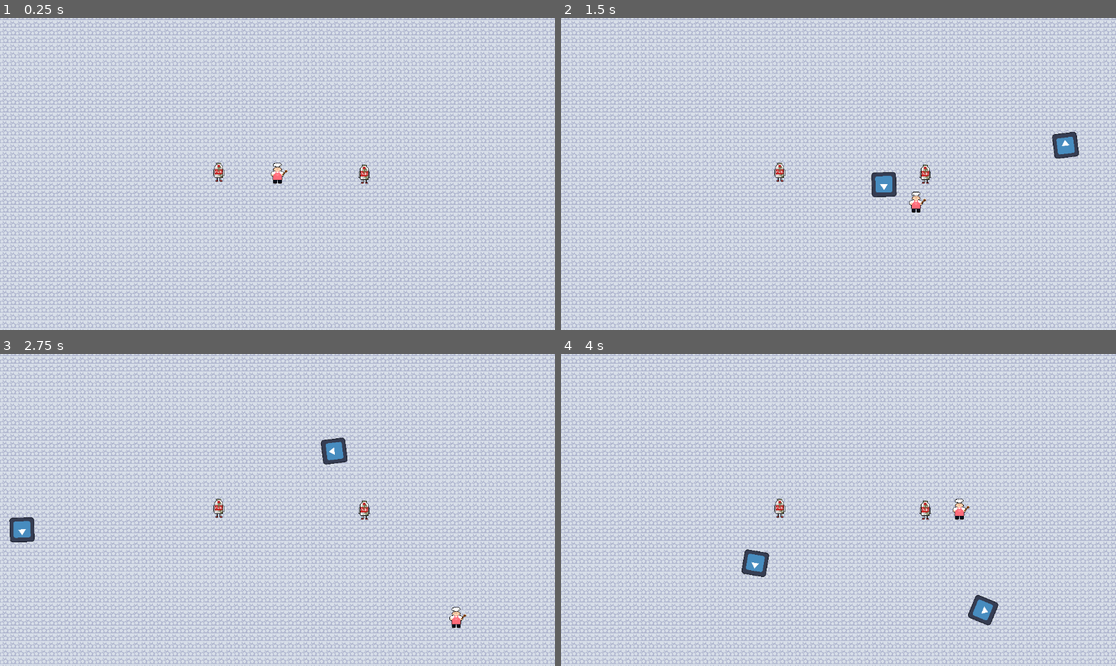
Above: before the commit, frames 1-4 (two rows, left to right).
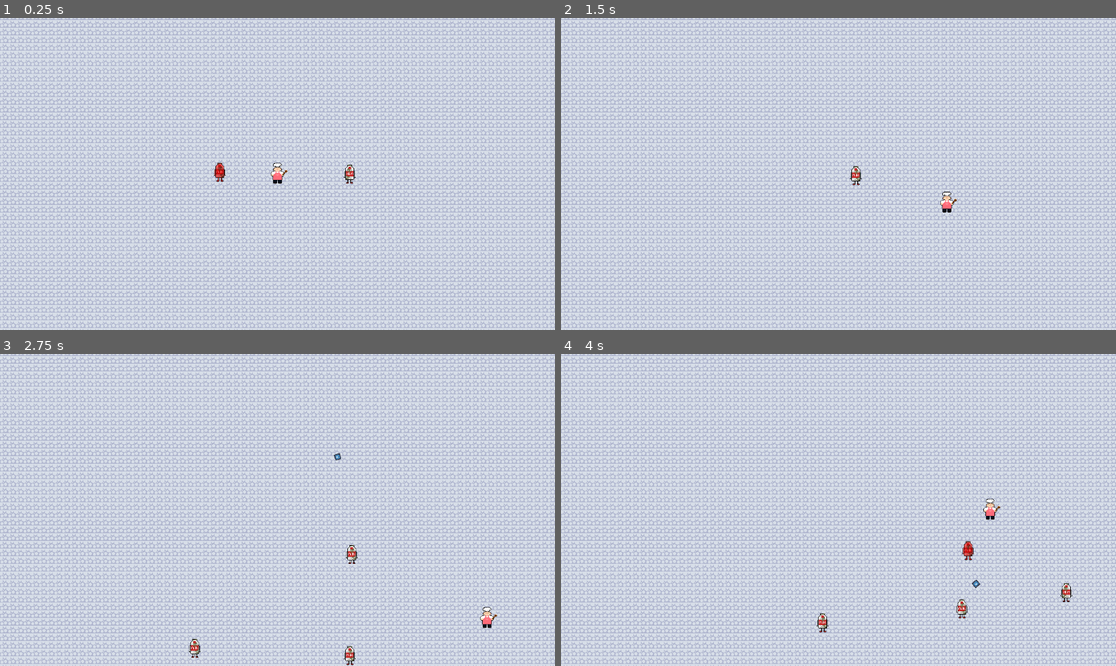
Above: after the commit, the same moments.

Repository: ChristianSalon/mini-jame-gam-55
Game: Godot game, scene res://scenes/game.tscn
Same seed, same stepped clock (60 frames per second), same inputs: the game is played once before the commit and once after it. The engine's default icon, where the game draws it, is replaced by a stand-in: a white triangle on a blue panel in a dark square.
Inputs (mouse positions are in pixels of both pictures, inside the frame that each line leads up to):
- Up to frame 1 (0.25 s): no input
- Up to frame 2 (1.5 s): move the mouse to (960, 158) at 0.52 s; press the mouse at (960, 158) at 0.53 s; hold D (move_right) 0.53-1.28 s; move the mouse to (727, 189) at 1.27 s; release the mouse at (727, 189) at 1.28 s; hold S (move_down) from 1.28 s (still down); click (727, 189) at 1.35 s
- Up to frame 3 (2.75 s): move the mouse to (333, 441) at 2.02 s; release S (move_down) at 2.03 s; press the mouse at (333, 441) at 2.03 s; hold D (move_right) from 2.03 s (still down)
- Up to frame 4 (4 s): move the mouse to (810, 572) at 2.77 s; release D (move_right) at 2.78 s; release the mouse at (810, 572) at 2.78 s; hold W (move_up) 2.78-3.53 s; click (810, 572) at 2.85 s; move the mouse to (1005, 556) at 3.52 s; press the mouse at (1005, 556) at 3.53 s; hold A (move_left) from 3.53 s (still down)

The runs differ from the first frame. In frame 1, 0.3% of the frame differs, in the area x 38-67%, y 46-54%; in frame 2, 1.2%; in frame 3, 1.4%; in frame 4, 1.5%, in the area x 32-93%, y 46-90%.

Commit message:
feat: Enemy spawner and enemy dash

Diff:
--- /dev/null
+++ b/enemy_spawner.gd
@@ -0,0 +1,29 @@
+extends Node
+
+const MILK_ENEMY_SCENE = preload("res://scenes/milk_enemy.tscn")
+const SPAWN_RADIUS: float = 700.0
+
+@onready var timer: Timer = $Timer
+
+var player: CharacterBody2D = null
+
+# Called when the node enters the scene tree for the first time.
+func _ready() -> void:
+	player = get_tree().get_first_node_in_group("player")
+	timer.timeout.connect(_on_timer_timeout)
+
+func _on_timer_timeout() -> void:
+	if player == null:
+		player = get_tree().get_first_node_in_group("player")
+		return
+
+	# Pick a random angle
+	var random_angle = randf_range(0, 2 * PI)
+	# Calculate directional vector from angle
+	var spawn_direction = Vector2(cos(random_angle), sin(random_angle))
+	var spawn_position = player.global_position + (spawn_direction * SPAWN_RADIUS)
+
+	var enemy = MILK_ENEMY_SCENE.instantiate()
+	enemy.global_position = spawn_position
+
+	get_parent().add_child(enemy)
--- a/project.godot
+++ b/project.godot
@@ -14,6 +14,10 @@
 run/main_scene="uid://dvxef5wxgtidd"
 config/features=PackedStringArray("4.6", "GL Compatibility")
 config/icon="res://icon.svg"
+
+[global_group]
+
+player=""
 
 [input]
 
--- a/scenes/bullet.gd
+++ b/scenes/bullet.gd
@@ -10,3 +10,9 @@
 
 func _on_visible_on_screen_notifier_2d_screen_exited() -> void:
 	queue_free()
+
+func _on_body_entered(body: Node2D) -> void:
+	# Enemies have die() method
+	if body.has_method("die"):
+		body.die()
+		queue_free()
--- a/scenes/bullet.tscn
+++ b/scenes/bullet.tscn
@@ -7,7 +7,9 @@
 radius = 62.201286
 
 [node name="Bullet" type="Area2D" unique_id=2115216707]
-scale = Vector2(0.4, 0.4)
+scale = Vector2(0.1, 0.1)
+collision_layer = 0
+collision_mask = 2
 script = ExtResource("1_y25gk")
 
 [node name="Sprite2D" type="Sprite2D" parent="." unique_id=90494204]
@@ -15,3 +17,5 @@
 
 [node name="CollisionShape2D" type="CollisionShape2D" parent="." unique_id=922098074]
 shape = SubResource("CircleShape2D_y25gk")
+
+[connection signal="body_entered" from="." to="." method="_on_body_entered"]
--- /dev/null
+++ b/scenes/enemy_spawner.tscn
@@ -0,0 +1,10 @@
+[gd_scene format=3 uid="uid://dlmx5dlft566k"]
+
+[ext_resource type="Script" uid="uid://csbt1v8mycvg1" path="res://enemy_spawner.gd" id="1_ks1gq"]
+
+[node name="EnemySpawner" type="Node" unique_id=1375909385]
+script = ExtResource("1_ks1gq")
+
+[node name="Timer" type="Timer" parent="." unique_id=319484613]
+wait_time = 0.9
+autostart = true
--- a/scenes/game.tscn
+++ b/scenes/game.tscn
@@ -2,6 +2,7 @@
 
 [ext_resource type="PackedScene" uid="uid://xwflvcsovhvn" path="res://scenes/player.tscn" id="1_uwrxv"]
 [ext_resource type="Texture2D" uid="uid://ckhfbvj8wq6s5" path="res://assets/sprites/world_tileset.png" id="1_yqjtg"]
+[ext_resource type="PackedScene" uid="uid://dlmx5dlft566k" path="res://scenes/enemy_spawner.tscn" id="2_lbhrr"]
 [ext_resource type="PackedScene" uid="uid://dbxinakb7mtmm" path="res://scenes/milk_enemy.tscn" id="2_lnu2h"]
 
 [sub_resource type="TileSetAtlasSource" id="TileSetAtlasSource_lnu2h"]
@@ -143,11 +144,13 @@
 [node name="Camera2D" type="Camera2D" parent="." unique_id=1875312892]
 position_smoothing_enabled = true
 
-[node name="StaticBody2D" type="StaticBody2D" parent="." unique_id=580726327]
+[node name="BottomWorldCollider" type="StaticBody2D" parent="." unique_id=580726327]
 
-[node name="CollisionShape2D" type="CollisionShape2D" parent="StaticBody2D" unique_id=1156635707]
+[node name="CollisionShape2D" type="CollisionShape2D" parent="BottomWorldCollider" unique_id=1156635707]
 position = Vector2(0, 336)
 shape = SubResource("WorldBoundaryShape2D_yqjtg")
+
+[node name="EnemySpawner" parent="." unique_id=1375909385 instance=ExtResource("2_lbhrr")]
 
 [node name="Enemies" type="Node" parent="." unique_id=1810365814]
 
--- /dev/null
+++ b/scenes/milk_enemy.gd
@@ -0,0 +1,81 @@
+extends CharacterBody2D
+
+enum State { STALKING, TELEGRAPHING, DASHING, RECOVERY }
+var current_state: State = State.STALKING
+
+@export var walk_speed: float = 120.0
+@export var dash_speed: float = 450.0
+
+var player: CharacterBody2D = null
+var dash_direction: Vector2 = Vector2.ZERO
+
+@onready var sprite: Sprite2D = $Sprite2D
+
+func _ready() -> void:
+	# Locate the player node at startup
+	player = get_tree().get_first_node_in_group("player")
+
+func _physics_process(delta: float) -> void:
+	# If the player is dead or missing, stop moving
+	if not player:
+		velocity = Vector2.ZERO
+		move_and_slide()
+		return
+
+	match current_state:
+		State.STALKING:
+			# Calculate direction vector pointing from enemy to player
+			var direction = (player.global_position - global_position).normalized()
+			velocity = direction * walk_speed
+
+			# Look towards the player
+			if direction.x != 0:
+				sprite.flip_h = direction.x < 0
+
+			# Move using Godot's physics engine
+			move_and_slide()
+
+			# Trigger the attack tell if the player gets too close (150 pixels)
+			if global_position.distance_to(player.global_position) < 150.0:
+				start_telegraph()
+
+		State.TELEGRAPHING:
+			# Stand perfectly still during warning phase
+			velocity = Vector2.ZERO
+			move_and_slide()
+
+		State.DASHING:
+			# Surge along the pre-calculated, locked dash direction
+			velocity = dash_direction * dash_speed
+			move_and_slide()
+
+		State.RECOVERY:
+			# Stand still after dashing
+			velocity = Vector2.ZERO
+			move_and_slide()
+
+func start_telegraph() -> void:
+	current_state = State.TELEGRAPHING
+	# Lock in the direction of the player at this EXACT instant
+	dash_direction = (player.global_position - global_position).normalized()
+
+	# Visual flash to telegraph the strike
+	var tween = create_tween()
+	tween.tween_property(sprite, "modulate", Color.RED, 0.4)
+	tween.finished.connect(start_dash)
+
+func start_dash() -> void:
+	current_state = State.DASHING
+	sprite.modulate = Color.WHITE
+
+	# Dash duration
+	await get_tree().create_timer(0.25).timeout
+
+	current_state = State.RECOVERY
+	# Stun duration
+	await get_tree().create_timer(0.5).timeout
+
+	current_state = State.STALKING
+
+func die() -> void:
+	queue_free()
--- a/scenes/milk_enemy.tscn
+++ b/scenes/milk_enemy.tscn
@@ -1,11 +1,14 @@
 [gd_scene format=3 uid="uid://dbxinakb7mtmm"]
 
 [ext_resource type="Texture2D" uid="uid://8gy3j3rn8vfv" path="res://assets/sprites/undead_milk.png" id="1_0p51g"]
+[ext_resource type="Script" uid="uid://m3vtuikl2imj" path="res://scenes/milk_enemy.gd" id="1_6yip4"]
 
 [sub_resource type="CapsuleShape2D" id="CapsuleShape2D_6yip4"]
 height = 36.0
 
 [node name="MilkEnemy" type="CharacterBody2D" unique_id=1911225450]
+collision_layer = 2
+script = ExtResource("1_6yip4")
 
 [node name="Sprite2D" type="Sprite2D" parent="." unique_id=539953770]
 texture_filter = 1
--- a/scenes/player.tscn
+++ b/scenes/player.tscn
@@ -7,7 +7,7 @@
 radius = 9.0
 height = 36.0
 
-[node name="Player" type="CharacterBody2D" unique_id=349590583]
+[node name="Player" type="CharacterBody2D" unique_id=349590583 groups=["player"]]
 z_index = 10
 texture_filter = 1
 script = ExtResource("1_g2els")
@@ -18,3 +18,6 @@
 [node name="CollisionShape2D" type="CollisionShape2D" parent="." unique_id=783601129]
 position = Vector2(0, 2)
 shape = SubResource("CapsuleShape2D_g2els")
+
+[node name="ShootTimer" type="Timer" parent="." unique_id=361673241]
+one_shot = true
--- a/scripts/player.gd
+++ b/scripts/player.gd
@@ -4,6 +4,8 @@
 
 const SPEED = 300.0
 const JUMP_VELOCITY = -400.0
+
+@onready var shoot_timer: Timer = $ShootTimer
 
 
 func _physics_process(delta: float) -> void:
@@ -12,12 +14,13 @@
 	move_and_slide()
 
 func _input(event: InputEvent) -> void:
-	if event.is_action_pressed("left_mouse_click"):
+	if event.is_action_pressed("left_mouse_click") and shoot_timer.is_stopped():
 		shoot()
 
 func shoot() -> void:
+	shoot_timer.start()
+
 	var bullet = BULLET_SCENE.instantiate()
-
 	# Current player position
 	bullet.global_position = global_position
 
Not shown, added: enemy_spawner.gd.uid
Not shown, added: scenes/milk_enemy.gd.uid
